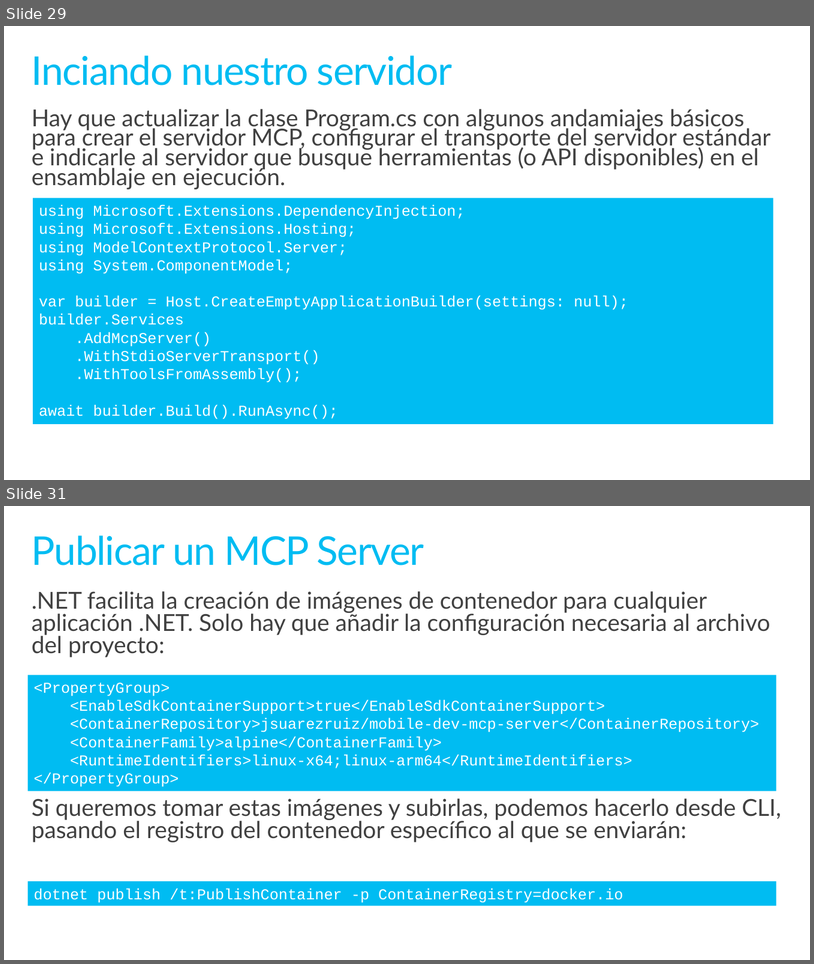
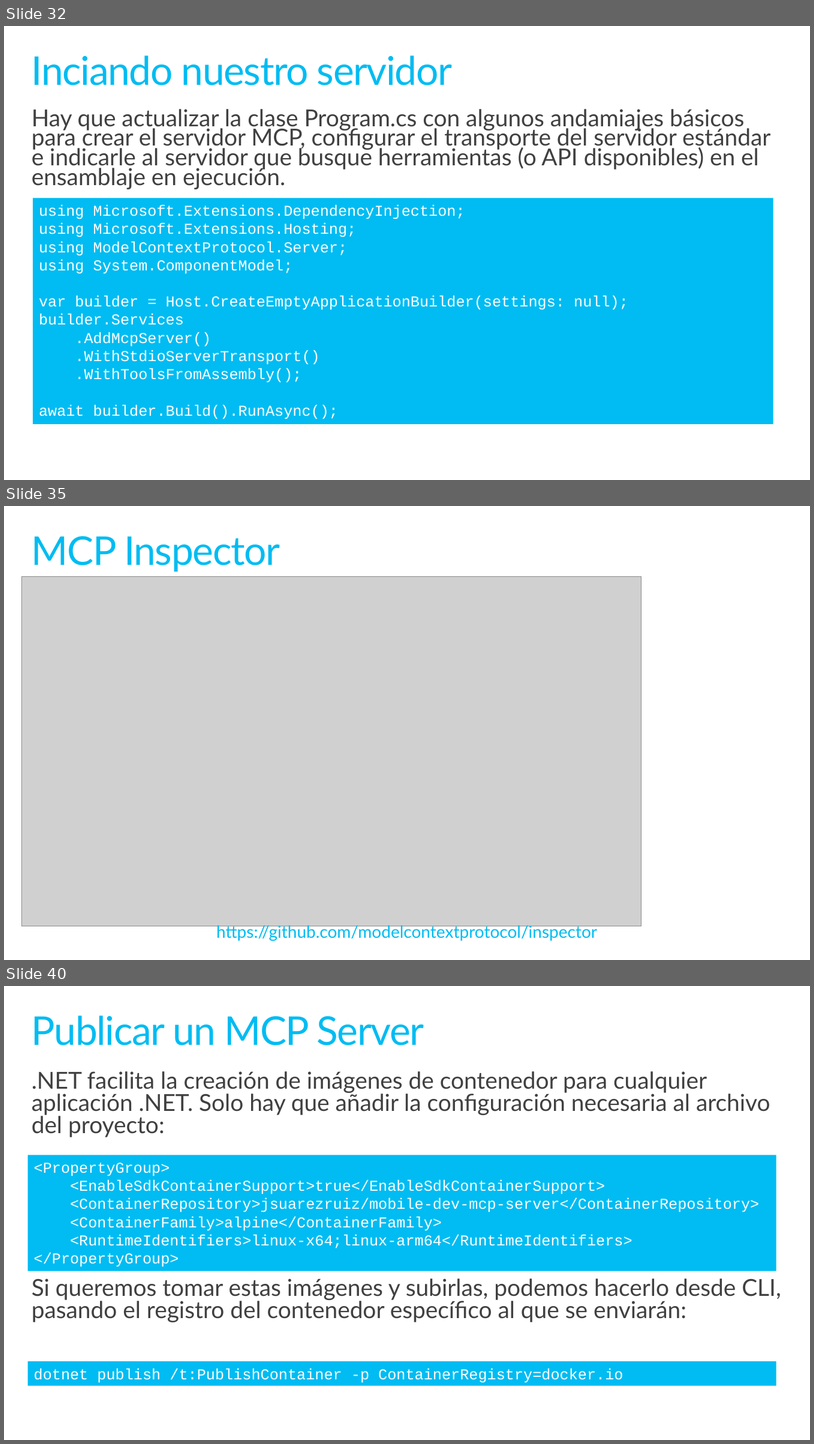
Before and after one commit to jsuarezruiz/sevilladotnet-mcp-materials, a slide deck: introduccion-mcp.pptx. Shown one above the other, each under a label of ours: slides 29 and 31 before the commit, slides 32, 35 and 40 after it; the slides between them are not shown. The pictures are 814x964 and 814x1444 pixels, drawn with LibreOffice and Linux fonts; fonts in the diff are those of the drawing; grey boxes stand for pictures. Boxes give left, top, right and bottom in pixels: in the first picture for what was removed or moved away, otherwise in the second. Text is boxed around its words. In the diff, an @@ line names an element or a change of style, - is before the commit and + after.

```diff
--- a/introduccion-mcp.pptx
+++ b/introduccion-mcp.pptx
@@ slide 35 added at <box>4,506,810,960</box>, background #FFFFFF @@
@@ title added at <box>32,536,280,572</box>, 47 pt, text #00BCF2 @@
+MCP Inspector
@@ picture added at <box>21,576,642,926</box> @@
@@ text added at <box>216,922,597,940</box>, 20 pt, text #00BCF2 @@
+https://github.com/modelcontextprotocol/inspector
@@ what was slide 29 is now slide 32 @@
@@ what was slide 31 is now slide 40 @@
```
Also in this commit, not shown: 4 slides changed, 8 other slides added, 1 other file.
